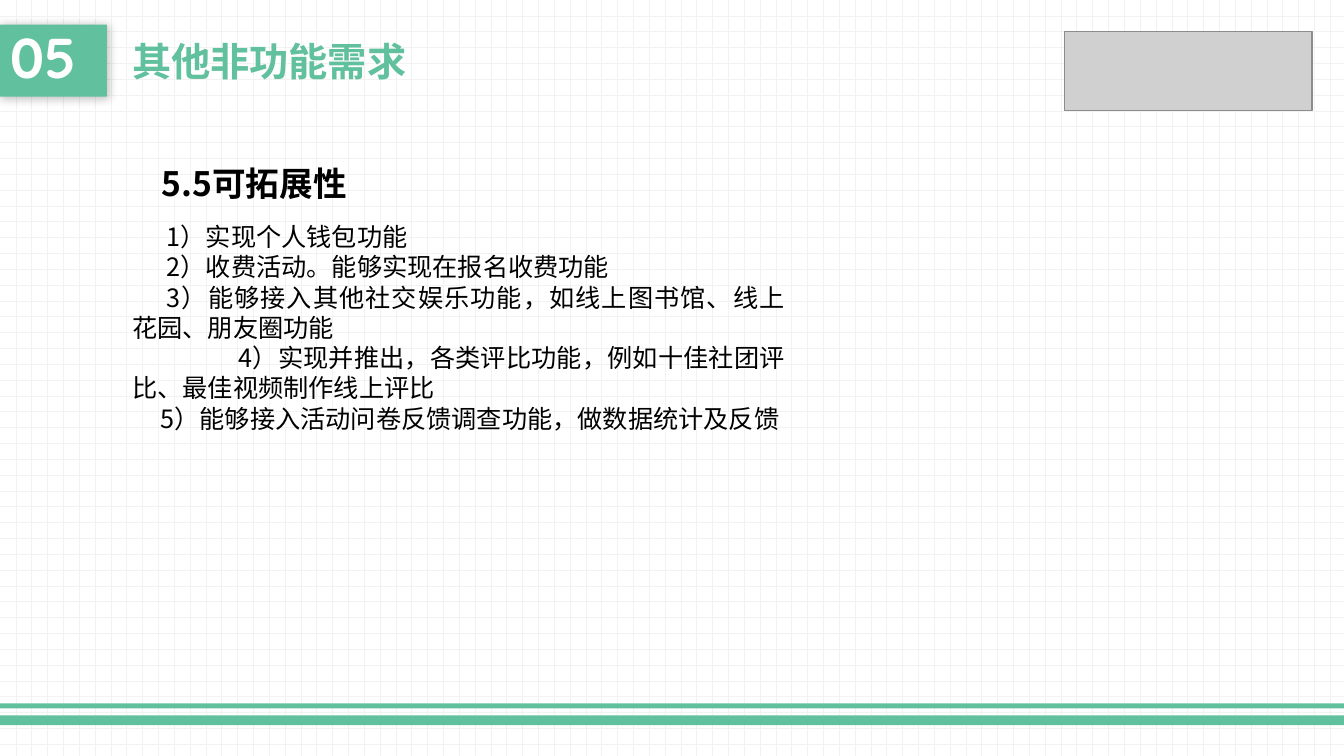
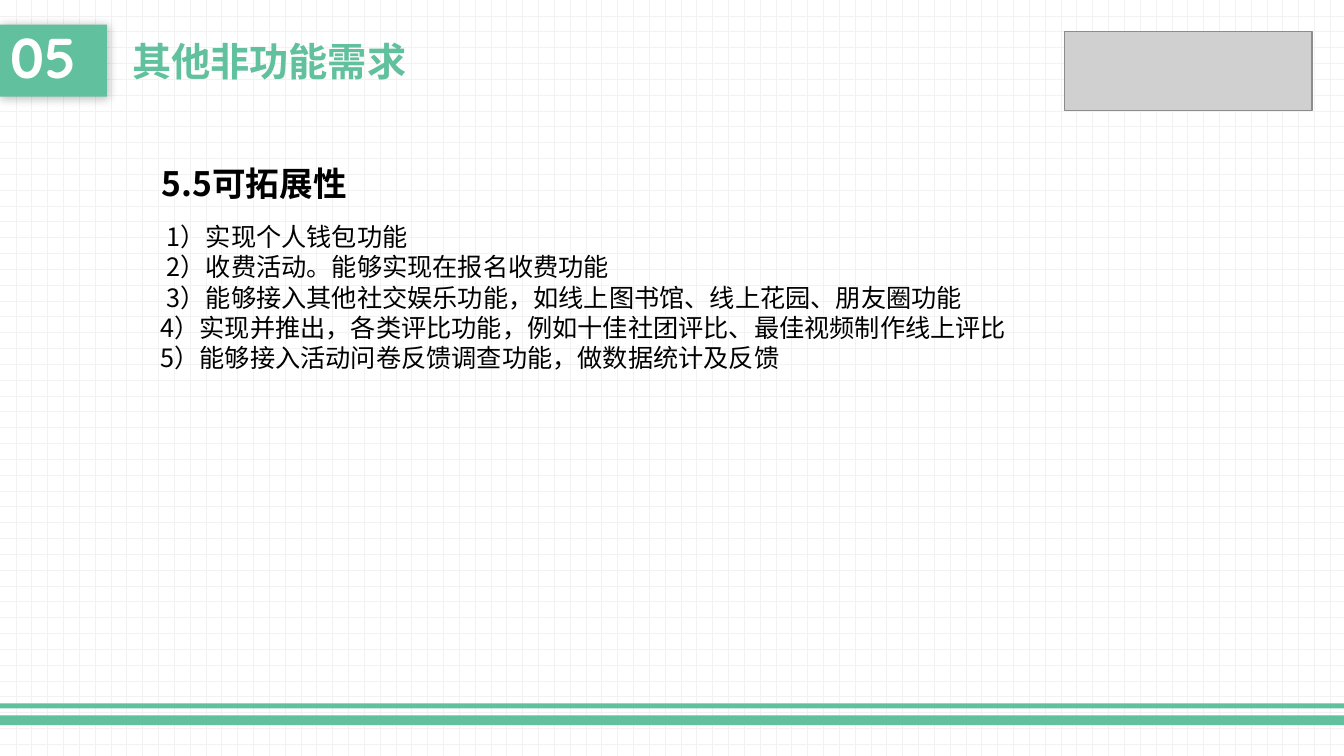
Before and after one commit to liuk5546/campaigo, a slide deck: slide 34 of doc/软件规格说明ppt.pptx (slide 27 before the commit). Drawn at 1344x756 pixels with LibreOffice and Linux fonts; fonts in the diff are those of the drawing; grey boxes stand for pictures. Boxes give left, top, right and bottom in pixels: in the first picture for what was removed or moved away, otherwise in the second. Text is boxed around its words. In the diff, an @@ line names an element or a change of style, - is before the commit and + after.

Commit message:
评审前文档更新
评审前的文档整理。对ppt，SRS进行了完善。对甘特图进行了跟进修改。对数据字典进行更新完善。

```diff
--- a/doc/软件规格说明ppt.pptx
+++ b/doc/软件规格说明ppt.pptx
@@ text "5.5可拓展性" rewrapped from [132,167,785,431] to [161,167,1007,370] @@
```
Also in this commit, not shown: 6 other slides changed, 7 slides added, 7 other files.
